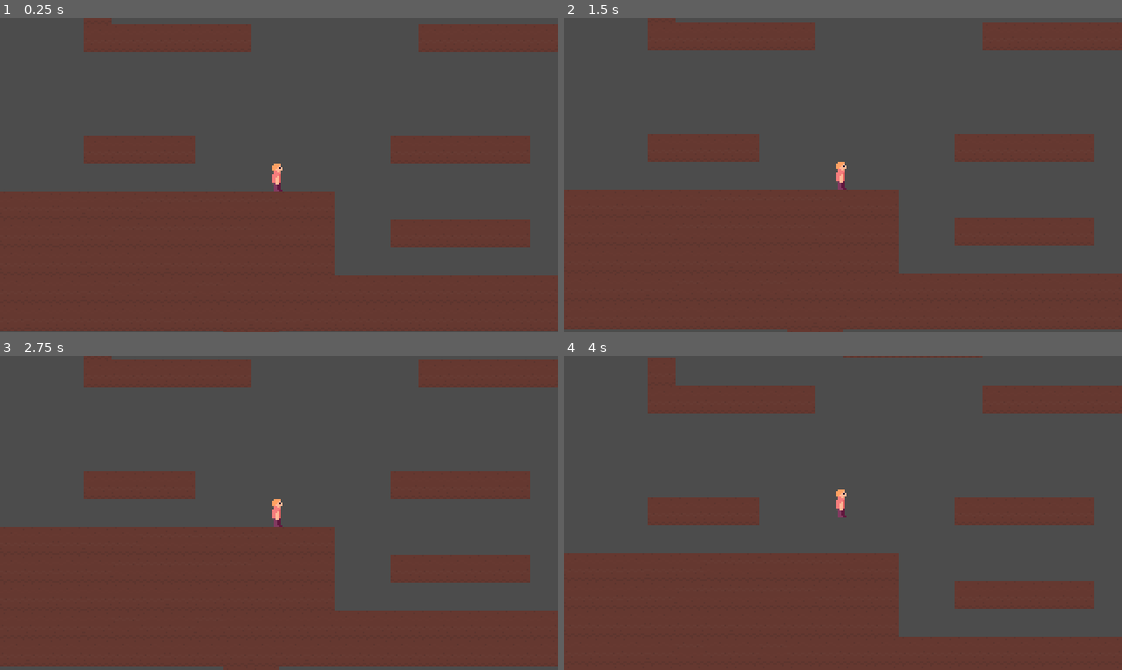
Above: before the commit, frames 1-4 (two rows, left to right).
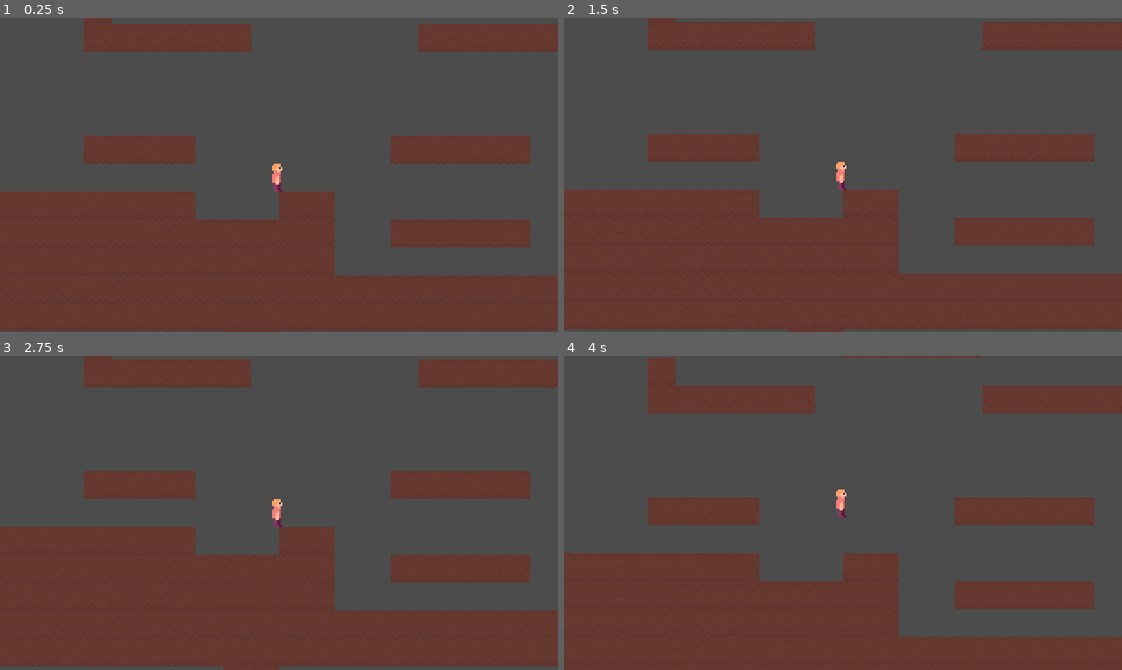
Above: after the commit, the same moments.

Repository: pizzart/deep-roots
Game: Godot game, scene res://Scenes/Levels/TestLevel.tscn
Same seed, same stepped clock (60 frames per second), same inputs: the game is played once before the commit and once after it. This scene is started directly instead of the project's main scene.
Inputs:
- Up to frame 1 (0.25 s): no input
- Up to frame 2 (1.5 s): tap Space (jump) at 0.77 s
- Up to frame 3 (2.75 s): tap Space (jump) at 1.52 s
- Up to frame 4 (4 s): tap Enter at 2.75 s; tap Space (jump) at 3.02, 3.77 s

The runs differ from the first frame. In frame 1, 1.3% of the frame differs, in the area x 35-50%, y 55-65%; in frame 2, 1.3%; in frame 3, 1.3%; in frame 4, 1.3%.

Commit message:
Add files via upload

Diff:
--- a/LD46/Scenes/Instances/Player.tscn
+++ b/LD46/Scenes/Instances/Player.tscn
@@ -2,7 +2,6 @@
 
 [ext_resource path="res://Scripts/Player.gd" type="Script" id=1]
 [ext_resource path="res://GFX/Static/Player_idle.png" type="Texture" id=2]
-
 
 [sub_resource type="SpriteFrames" id=1]
 animations = [ {
@@ -23,7 +22,6 @@
 gravity = Vector3( 0, 8.73, 0 )
 initial_velocity = 24.7
 initial_velocity_random = 0.3
-angular_velocity = 0.0
 orbit_velocity = 0.0
 orbit_velocity_random = 0.0
 damping = 25.11
--- /dev/null
+++ b/LD46/Scripts/AudioManager.gd
@@ -0,0 +1,24 @@
+extends Node
+
+var rng = RandomNumberGenerator.new()
+var root = null
+
+func _ready():
+	root = get_tree().get_root()
+
+func _process(_delta):
+	rng.randomize()
+
+func play_sound(sound, volume, bus = "SFX"):
+	var soundPath = "res://Sounds" + sound
+	var stream = load(soundPath)
+	var player = AudioStreamPlayer.new()
+
+	root.add_child(player)
+
+	player.name = "Sound-" + str(rng.randi())
+	player.set_owner(root)
+	player.stream = stream
+	player.bus = bus
+	player.set_volume_db(volume)
+	player.play()
--- /dev/null
+++ b/LD46/Tilesets/Above.tres
@@ -0,0 +1,99 @@
+[gd_resource type="TileSet" load_steps=10 format=2]
+
+[ext_resource path="res://GFX/Static/Tilemaps/Planks.png" type="Texture" id=1]
+
+[sub_resource type="ConvexPolygonShape2D" id=1]
+points = PoolVector2Array( 0, 0, 16, 0, 16, 16, 0, 16 )
+
+[sub_resource type="ConvexPolygonShape2D" id=2]
+points = PoolVector2Array( 0, 0, 16, 0, 16, 16, 0, 16 )
+
+[sub_resource type="ConvexPolygonShape2D" id=3]
+points = PoolVector2Array( 0, 0, 16, 0, 16, 16, 0, 16 )
+
+[sub_resource type="ConvexPolygonShape2D" id=4]
+points = PoolVector2Array( 0, 0, 16, 0, 16, 16, 0, 16 )
+
+[sub_resource type="ConvexPolygonShape2D" id=5]
+points = PoolVector2Array( 0, 0, 16, 0, 16, 16, 0, 16 )
+
+[sub_resource type="ConvexPolygonShape2D" id=6]
+points = PoolVector2Array( 0, 0, 16, 0, 16, 16, 0, 16 )
+
+[sub_resource type="ConvexPolygonShape2D" id=7]
+points = PoolVector2Array( 0, 0, 16, 0, 16, 16, 0, 16 )
+
+[sub_resource type="ConvexPolygonShape2D" id=8]
+points = PoolVector2Array( 0, 0, 16, 0, 16, 16, 0, 16 )
+
+[resource]
+0/name = "Plank"
+0/texture = ExtResource( 1 )
+0/tex_offset = Vector2( 0, 0 )
+0/modulate = Color( 1, 1, 1, 1 )
+0/region = Rect2( 0, 0, 128, 16 )
+0/tile_mode = 2
+0/autotile/icon_coordinate = Vector2( 0, 0 )
+0/autotile/tile_size = Vector2( 16, 16 )
+0/autotile/spacing = 0
+0/autotile/occluder_map = [  ]
+0/autotile/navpoly_map = [  ]
+0/autotile/priority_map = [  ]
+0/autotile/z_index_map = [  ]
+0/occluder_offset = Vector2( 0, 0 )
+0/navigation_offset = Vector2( 0, 0 )
+0/shape_offset = Vector2( 0, 0 )
+0/shape_transform = Transform2D( 1, 0, 0, 1, 0, 0 )
+0/shape = SubResource( 1 )
+0/shape_one_way = false
+0/shape_one_way_margin = 1.0
+0/shapes = [ {
+"autotile_coord": Vector2( 0, 0 ),
+"one_way": false,
+"one_way_margin": 1.0,
+"shape": SubResource( 1 ),
+"shape_transform": Transform2D( 1, 0, 0, 1, 0, 0 )
+}, {
+"autotile_coord": Vector2( 1, 0 ),
+"one_way": false,
+"one_way_margin": 1.0,
+"shape": SubResource( 2 ),
+"shape_transform": Transform2D( 1, 0, 0, 1, 0, 0 )
+}, {
+"autotile_coord": Vector2( 2, 0 ),
+"one_way": false,
+"one_way_margin": 1.0,
+"shape": SubResource( 3 ),
+"shape_transform": Transform2D( 1, 0, 0, 1, 0, 0 )
+}, {
+"autotile_coord": Vector2( 3, 0 ),
+"one_way": false,
+"one_way_margin": 1.0,
+"shape": SubResource( 4 ),
+"shape_transform": Transform2D( 1, 0, 0, 1, 0, 0 )
+}, {
+"autotile_coord": Vector2( 4, 0 ),
+"one_way": false,
+"one_way_margin": 1.0,
+"shape": SubResource( 5 ),
+"shape_transform": Transform2D( 1, 0, 0, 1, 0, 0 )
+}, {
+"autotile_coord": Vector2( 5, 0 ),
+"one_way": false,
+"one_way_margin": 1.0,
+"shape": SubResource( 6 ),
+"shape_transform": Transform2D( 1, 0, 0, 1, 0, 0 )
+}, {
+"autotile_coord": Vector2( 7, 0 ),
+"one_way": false,
+"one_way_margin": 1.0,
+"shape": SubResource( 7 ),
+"shape_transform": Transform2D( 1, 0, 0, 1, 0, 0 )
+}, {
+"autotile_coord": Vector2( 6, 0 ),
+"one_way": false,
+"one_way_margin": 1.0,
+"shape": SubResource( 8 ),
+"shape_transform": Transform2D( 1, 0, 0, 1, 0, 0 )
+} ]
+0/z_index = 0
--- a/LD46/Tilesets/Ground.tres
+++ b/LD46/Tilesets/Ground.tres
@@ -101,27 +101,6 @@
 "shape_transform": Transform2D( 1, 0, 0, 1, 0, 0 )
 } ]
 2/z_index = 0
-3/name = "Dirt-4"
-3/texture = ExtResource( 5 )
-3/tex_offset = Vector2( 0, 0 )
-3/modulate = Color( 1, 1, 1, 1 )
-3/region = Rect2( 0, 0, 16, 16 )
-3/tile_mode = 0
-3/occluder_offset = Vector2( 0, 0 )
-3/navigation_offset = Vector2( 0, 0 )
-3/shape_offset = Vector2( 0, 0 )
-3/shape_transform = Transform2D( 1, 0, 0, 1, 0, 0 )
-3/shape = SubResource( 4 )
-3/shape_one_way = false
-3/shape_one_way_margin = 1.0
-3/shapes = [ {
-"autotile_coord": Vector2( 0, 0 ),
-"one_way": false,
-"one_way_margin": 1.0,
-"shape": SubResource( 4 ),
-"shape_transform": Transform2D( 1, 0, 0, 1, 0, 0 )
-} ]
-3/z_index = 0
 4/name = "Grass-1"
 4/texture = ExtResource( 7 )
 4/tex_offset = Vector2( 0, 0 )
@@ -132,14 +111,14 @@
 4/navigation_offset = Vector2( 0, 0 )
 4/shape_offset = Vector2( 0, 0 )
 4/shape_transform = Transform2D( 1, 0, 0, 1, 0, 0 )
-4/shape = SubResource( 5 )
+4/shape = SubResource( 4 )
 4/shape_one_way = false
 4/shape_one_way_margin = 1.0
 4/shapes = [ {
 "autotile_coord": Vector2( 0, 0 ),
 "one_way": false,
 "one_way_margin": 1.0,
-"shape": SubResource( 5 ),
+"shape": SubResource( 4 ),
 "shape_transform": Transform2D( 1, 0, 0, 1, 0, 0 )
 } ]
 4/z_index = 0
@@ -153,14 +132,14 @@
 5/navigation_offset = Vector2( 0, 0 )
 5/shape_offset = Vector2( 0, 0 )
 5/shape_transform = Transform2D( 1, 0, 0, 1, 0, 0 )
-5/shape = SubResource( 6 )
+5/shape = SubResource( 5 )
 5/shape_one_way = false
 5/shape_one_way_margin = 1.0
 5/shapes = [ {
 "autotile_coord": Vector2( 0, 0 ),
 "one_way": false,
 "one_way_margin": 1.0,
-"shape": SubResource( 6 ),
+"shape": SubResource( 5 ),
 "shape_transform": Transform2D( 1, 0, 0, 1, 0, 0 )
 } ]
 5/z_index = 0
@@ -174,14 +153,14 @@
 6/navigation_offset = Vector2( 0, 0 )
 6/shape_offset = Vector2( 0, 0 )
 6/shape_transform = Transform2D( 1, 0, 0, 1, 0, 0 )
-6/shape = SubResource( 7 )
+6/shape = SubResource( 6 )
 6/shape_one_way = false
 6/shape_one_way_margin = 1.0
 6/shapes = [ {
 "autotile_coord": Vector2( 0, 0 ),
 "one_way": false,
 "one_way_margin": 1.0,
-"shape": SubResource( 7 ),
+"shape": SubResource( 6 ),
 "shape_transform": Transform2D( 1, 0, 0, 1, 0, 0 )
 } ]
 6/z_index = 0
@@ -195,14 +174,14 @@
 7/navigation_offset = Vector2( 0, 0 )
 7/shape_offset = Vector2( 0, 0 )
 7/shape_transform = Transform2D( 1, 0, 0, 1, 0, 0 )
-7/shape = SubResource( 8 )
+7/shape = SubResource( 7 )
 7/shape_one_way = false
 7/shape_one_way_margin = 1.0
 7/shapes = [ {
 "autotile_coord": Vector2( 0, 0 ),
 "one_way": false,
 "one_way_margin": 1.0,
-"shape": SubResource( 8 ),
+"shape": SubResource( 7 ),
 "shape_transform": Transform2D( 1, 0, 0, 1, 0, 0 )
 } ]
 7/z_index = 0
@@ -216,14 +195,35 @@
 8/navigation_offset = Vector2( 0, 0 )
 8/shape_offset = Vector2( 0, 0 )
 8/shape_transform = Transform2D( 1, 0, 0, 1, 0, 0 )
-8/shape = SubResource( 9 )
+8/shape = SubResource( 8 )
 8/shape_one_way = false
 8/shape_one_way_margin = 1.0
 8/shapes = [ {
 "autotile_coord": Vector2( 0, 0 ),
 "one_way": false,
 "one_way_margin": 1.0,
+"shape": SubResource( 8 ),
+"shape_transform": Transform2D( 1, 0, 0, 1, 0, 0 )
+} ]
+8/z_index = 0
+9/name = "Dirt-4"
+9/texture = ExtResource( 5 )
+9/tex_offset = Vector2( 0, 0 )
+9/modulate = Color( 1, 1, 1, 1 )
+9/region = Rect2( 0, 0, 16, 16 )
+9/tile_mode = 0
+9/occluder_offset = Vector2( 0, 0 )
+9/navigation_offset = Vector2( 0, 0 )
+9/shape_offset = Vector2( 0, 0 )
+9/shape_transform = Transform2D( 1, 0, 0, 1, 0, 0 )
+9/shape = SubResource( 9 )
+9/shape_one_way = false
+9/shape_one_way_margin = 1.0
+9/shapes = [ {
+"autotile_coord": Vector2( 0, 0 ),
+"one_way": false,
+"one_way_margin": 1.0,
 "shape": SubResource( 9 ),
 "shape_transform": Transform2D( 1, 0, 0, 1, 0, 0 )
 } ]
-8/z_index = 0
+9/z_index = 0
--- /dev/null
+++ b/LD46/default_bus_layout.tres
@@ -0,0 +1,15 @@
+[gd_resource type="AudioBusLayout" format=2]
+
+[resource]
+bus/1/name = "SFX"
+bus/1/solo = false
+bus/1/mute = false
+bus/1/bypass_fx = false
+bus/1/volume_db = 0.0
+bus/1/send = "Master"
+bus/2/name = "Music"
+bus/2/solo = false
+bus/2/mute = false
+bus/2/bypass_fx = false
+bus/2/volume_db = 0.0
+bus/2/send = "Master"
--- a/LD46/project.godot
+++ b/LD46/project.godot
@@ -17,11 +17,14 @@
 
 config/name="LD46"
 run/main_scene="res://Scenes/Instances/Player.tscn"
+boot_splash/image="res://GFX/Static/PibbAutoSanDee.png"
+boot_splash/use_filter=false
+boot_splash/bg_color=Color( 0.0666667, 0.0666667, 0.137255, 1 )
 
 [autoload]
 
 Global="*res://Scripts/Global.gd"
-SoundManager="*res://Scripts/SoundManager.gd"
+SoundManager="*res://Scripts/AudioManager.gd"
 
 [display]
 
Binary file added: LD46/GFX/Static/PibbAutoSanDee.png
Not shown, added: LD46/GFX/Static/PibbAutoSanDee.png.import
Binary file added: LD46/GFX/Static/Tilemaps/Planks.png
Not shown, added: LD46/GFX/Static/Tilemaps/Planks.png.import
Binary file added: LD46/GFX/Static/Tilemaps/StoneWall.png
Not shown, added: LD46/GFX/Static/Tilemaps/StoneWall.png.import
Not shown, added: LD46/Sounds/select.wav
